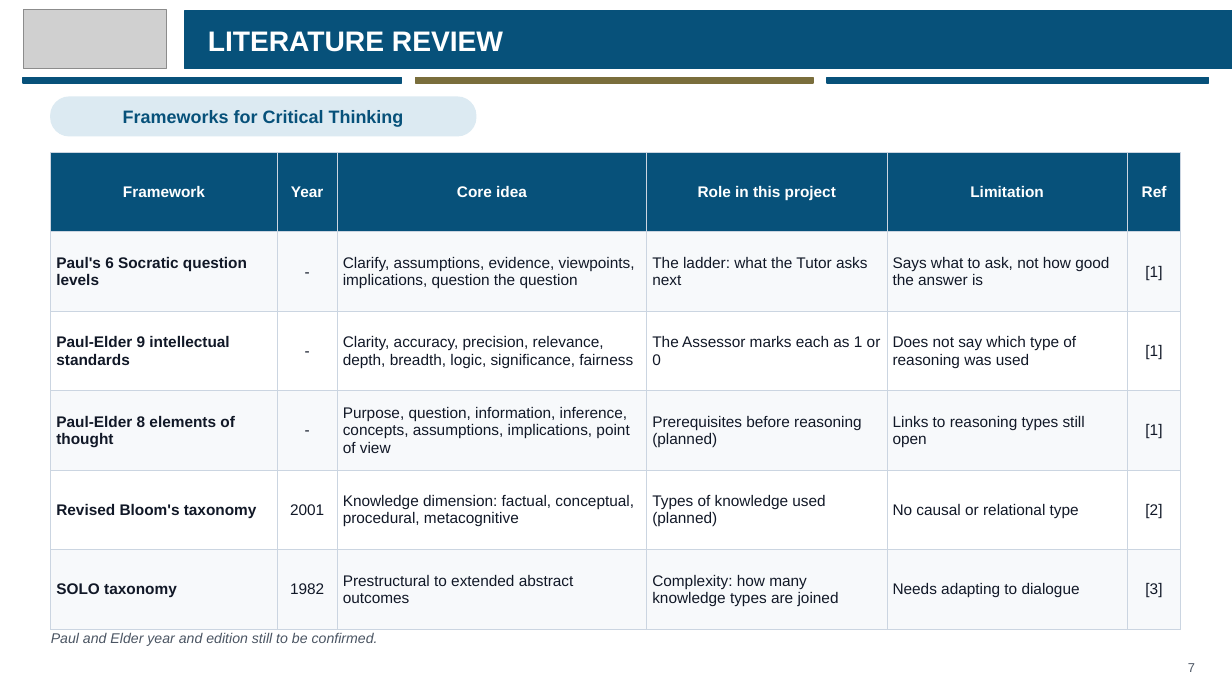
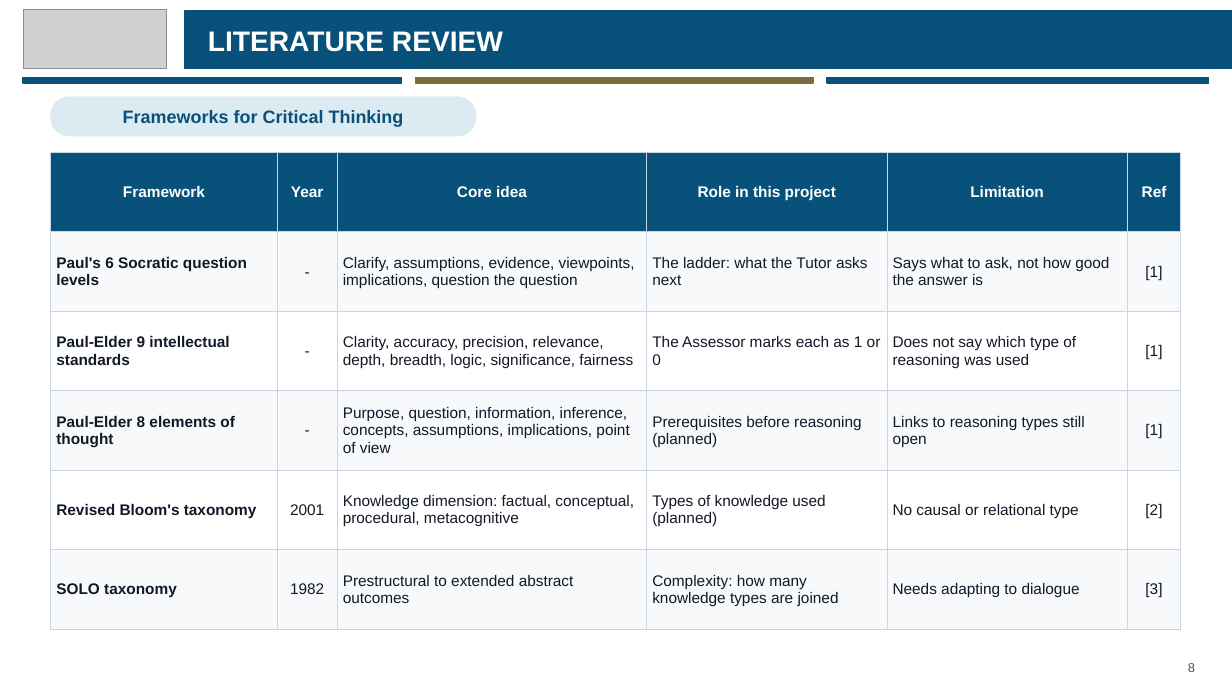
Before and after one commit to eusoffamir/Socratic-AI, a slide deck: slide 8 of docs/defence/Socratic AI Proposal Defence.pptx (slide 7 before the commit). Drawn at 1232x693 pixels with LibreOffice and Linux fonts; fonts in the diff are those of the drawing; grey boxes stand for pictures. Boxes give left, top, right and bottom in pixels: in the first picture for what was removed or moved away, otherwise in the second. Text is boxed around its words. In the diff, an @@ line names an element or a change of style, - is before the commit and + after.

```diff
--- a/docs/defence/Socratic AI Proposal Defence.pptx
+++ b/docs/defence/Socratic AI Proposal Defence.pptx
@@ text removed at [51, 633, 378, 646] @@
-Paul and Elder year and edition still to be confirmed.
@@ text at [1188, 663, 1195, 672]: text changed @@
-7
+8
```
Also in this commit, not shown: 14 other slides changed, 2 slides added, 1 other file.
